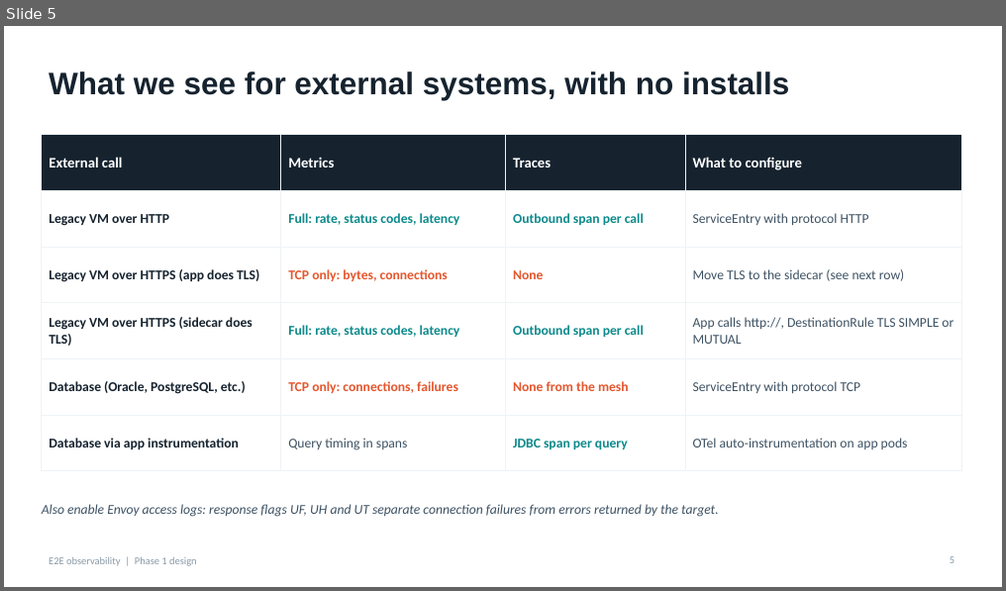
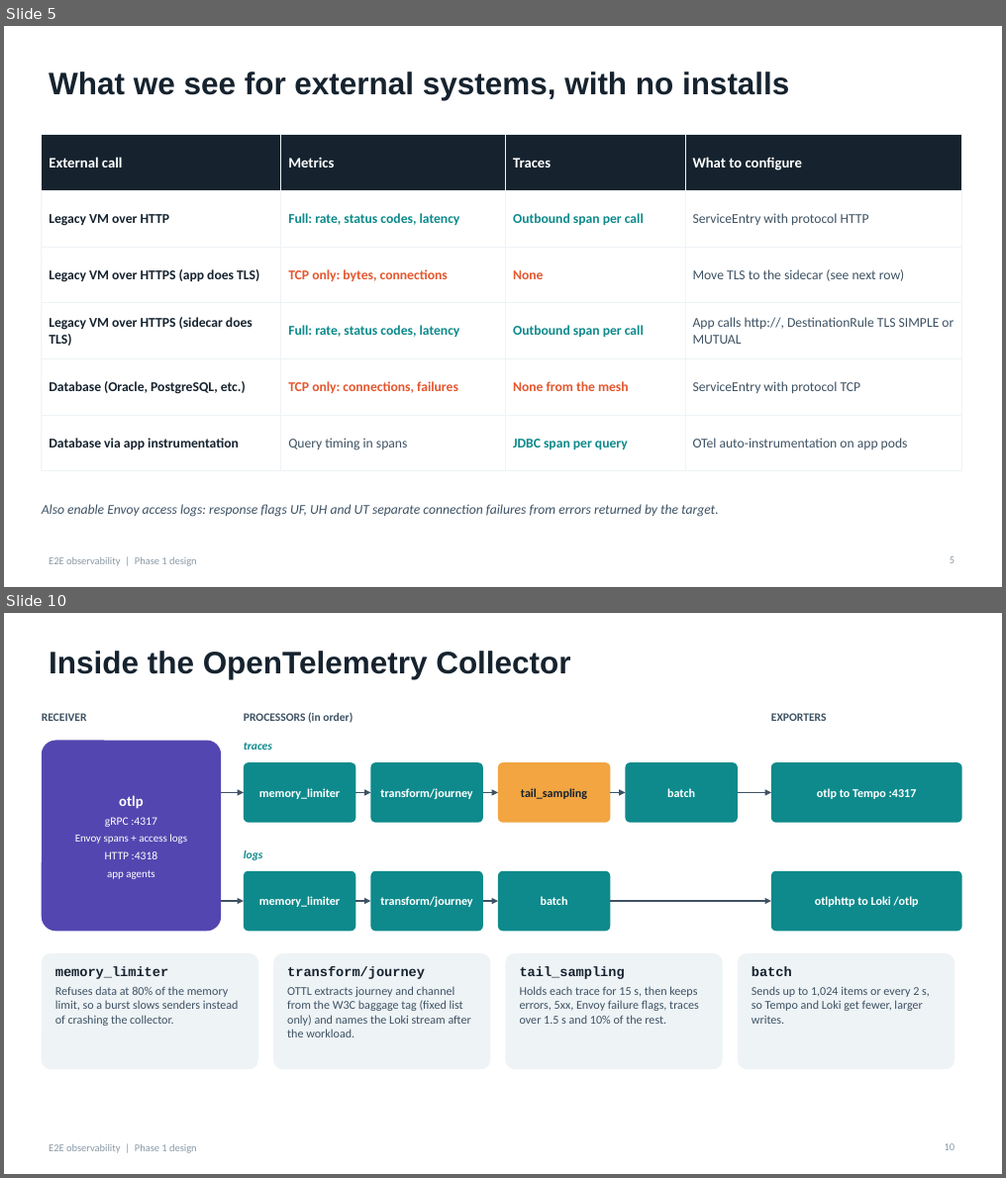
Before and after one commit to canpolatoral/monitoring-poc, a slide deck: docs/e2e_observability_design.pptx. Shown one above the other, each under a label of ours: slide 5 before the commit, slides 5 and 10 after it; the slides between them are not shown. The pictures are 1006x591 and 1006x1178 pixels, drawn with LibreOffice and Linux fonts; fonts in the diff are those of the drawing. Boxes give left, top, right and bottom in pixels: in the first picture for what was removed or moved away, otherwise in the second. Text is boxed around its words. In the diff, an @@ line names an element or a change of style, - is before the commit and + after.

```diff
--- a/docs/e2e_observability_design.pptx
+++ b/docs/e2e_observability_design.pptx
@@ slide 10 added at (4,613,1002,1174), background #FFFFFF; not listed: 1 template element that a slide beside it also shows @@
@@ title added at (49,651,570,679), 30 pt, text #16232F, bold @@
+Inside the OpenTelemetry Collector
@@ text added at (42,713,87,721), 11 pt, text #3E5263, bold @@
+RECEIVER
@@ text added at (244,712,352,723), 11 pt, text #3E5263, bold @@
+PROCESSORS (in order)
@@ text added at (771,713,827,721), 11 pt, text #3E5263, bold @@
+EXPORTERS
@@ rounded rectangle added at (42,741,221,931), fill #5446B0, 10.5 pt, text #FFFFFF @@
+otlp
+gRPC :4317
+Envoy spans + access logs
+HTTP :4318
+app agents
@@ text added at (244,742,272,750), 11 pt, text #0E8A8C, bold, italic @@
+traces
@@ rounded rectangle added at (244,762,355,823), fill #0E8A8C, 11.5 pt, text #FFFFFF, bold @@
+memory_limiter
@@ rounded rectangle added at (371,762,483,823), fill #0E8A8C, 11.5 pt, text #FFFFFF, bold @@
+transform/journey
@@ rounded rectangle added at (498,762,611,823), fill #F2A541, 11.5 pt, text #16232F, bold @@
+tail_sampling
@@ rounded rectangle added at (626,762,738,823), fill #0E8A8C, 11.5 pt, text #FFFFFF, bold @@
+batch
@@ rounded rectangle added at (771,762,962,823), fill #0E8A8C, 11.5 pt, text #FFFFFF, bold @@
+otlp to Tempo :4317
@@ arrow added from (221, 792) to (244, 792), #3E5263 1.25 pt @@
@@ arrow added from (355, 792) to (371, 792), #3E5263 1.25 pt @@
@@ arrow added from (483, 792) to (498, 792), #3E5263 1.25 pt @@
@@ arrow added from (611, 792) to (626, 792), #3E5263 1.25 pt @@
@@ arrow added from (738, 792) to (771, 792), #3E5263 1.25 pt @@
@@ text added at (244,851,263,861), 11 pt, text #0E8A8C, bold, italic @@
+logs
@@ rounded rectangle added at (244,871,355,931), fill #0E8A8C, 11.5 pt, text #FFFFFF, bold @@
+memory_limiter
@@ rounded rectangle added at (371,871,483,931), fill #0E8A8C, 11.5 pt, text #FFFFFF, bold @@
+transform/journey
@@ rounded rectangle added at (498,871,611,931), fill #0E8A8C, 11.5 pt, text #FFFFFF, bold @@
+batch
@@ rounded rectangle added at (771,871,962,931), fill #0E8A8C, 11.5 pt, text #FFFFFF, bold @@
+otlphttp to Loki /otlp
@@ arrow added from (221, 901) to (244, 901), #3E5263 1.25 pt @@
@@ arrow added from (355, 901) to (371, 901), #3E5263 1.25 pt @@
@@ arrow added from (483, 901) to (498, 901), #3E5263 1.25 pt @@
@@ arrow added from (611, 901) to (771, 901), #3E5263 1.25 pt @@
@@ rounded rectangle added at (42,954,258,1069), fill #EEF3F6, 11.5 pt, text #3E5263 @@
+memory_limiter
+Refuses data at 80% of the memory limit, so a burst slows senders instead of crashing the collector.
@@ rounded rectangle added at (273,954,491,1069), fill #EEF3F6, 11.5 pt, text #3E5263 @@
+transform/journey
+OTTL extracts journey and channel from the W3C baggage tag (fixed list only) and names the Loki stream after the workload.
@@ rounded rectangle added at (506,954,723,1069), fill #EEF3F6, 11.5 pt, text #3E5263 @@
+tail_sampling
+Holds each trace for 15 s, then keeps errors, 5xx, Envoy failure flags, traces over 1.5 s and 10% of the rest.
@@ rounded rectangle added at (738,954,954,1069), fill #EEF3F6, 11.5 pt, text #3E5263 @@
+batch
+Sends up to 1,024 items or every 2 s, so Tempo and Loki get fewer, larger writes.
@@ page number added at (944,1144,955,1151), 10 pt, text #8A99A6 @@
+10
```
Also in this commit, not shown: 11 other slides added, 6 other files.
